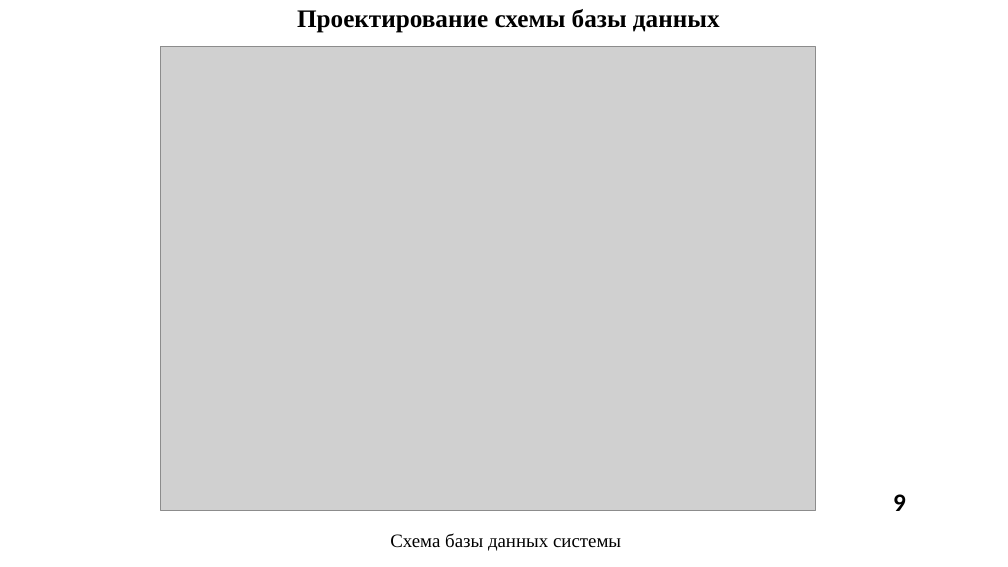
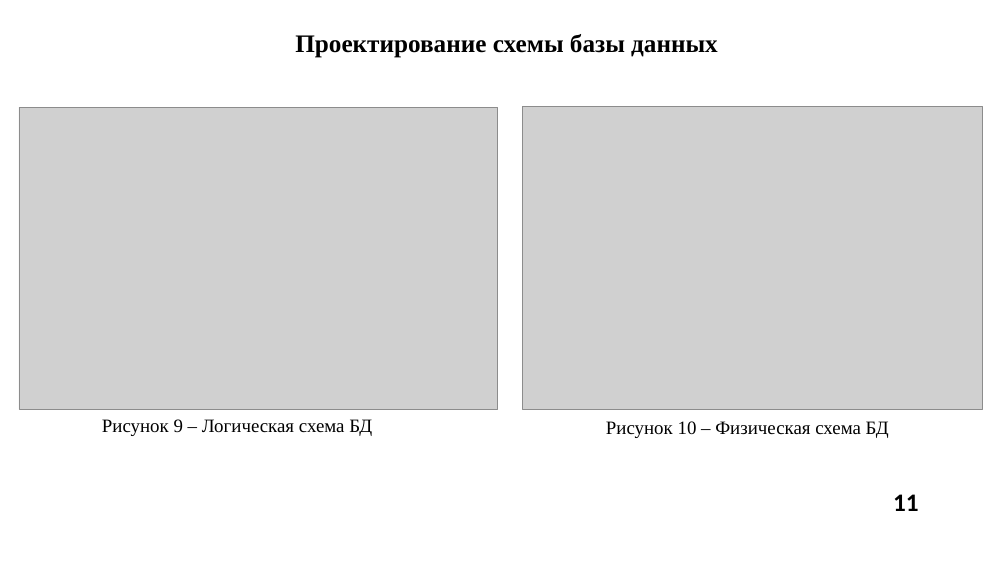
Before and after one commit to PabloPerdolie/eventManagement, a slide deck: slide 11 of диплом/ПРЕДДИПЛОМНАЯ_ПРАКТИКА/ПДП_Презентация_ИКБО-30-21_ПарусовПА.pptx (slide 9 before the commit). Drawn at 1008x567 pixels with LibreOffice and Linux fonts; fonts in the diff are those of the drawing; grey boxes stand for pictures; background and template pictures are left out. Boxes give left, top, right and bottom in pixels: in the first picture for what was removed or moved away, otherwise in the second. Text is boxed around its words. In the diff, an @@ line names an element or a change of style, - is before the commit and + after.

```diff
--- a/диплом/ПРЕДДИПЛОМНАЯ_ПРАКТИКА/ПДП_Презентация_ИКБО-30-21_ПарусовПА.pptx
+++ b/диплом/ПРЕДДИПЛОМНАЯ_ПРАКТИКА/ПДП_Презентация_ИКБО-30-21_ПарусовПА.pptx
@@ title "Проектирование схемы базы данных": place and size @@
-title "Проектирование схемы базы данных" at [297, 9, 720, 33]
+title "Проектирование схемы базы данных" at [295, 34, 718, 58]
@@ picture removed at [160, 47, 815, 510] @@
@@ picture added at [19, 107, 498, 410] @@
@@ picture added at [523, 107, 983, 410] @@
@@ text added at [102, 419, 372, 436], 18 pt, text #000000 @@
+Рисунок 9 – Логическая схема БД
@@ text added at [606, 421, 889, 438], 18 pt, text #000000 @@
+Рисунок 10 – Физическая схема БД
@@ page number at [893, 494, 919, 511]: text changed @@
-9
+11
@@ text removed at [390, 533, 621, 551] @@
-Схема базы данных системы
```
Also in this commit, not shown: 12 other slides changed, 4 slides added, 5 slides removed, 31 other files.
